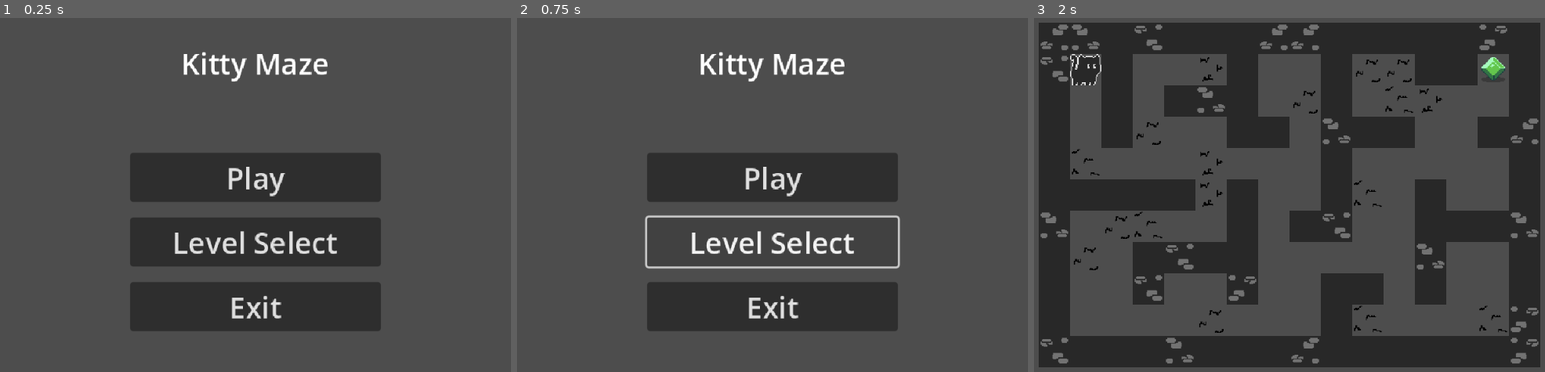
Above: before the commit, frames 1-3 (left to right).
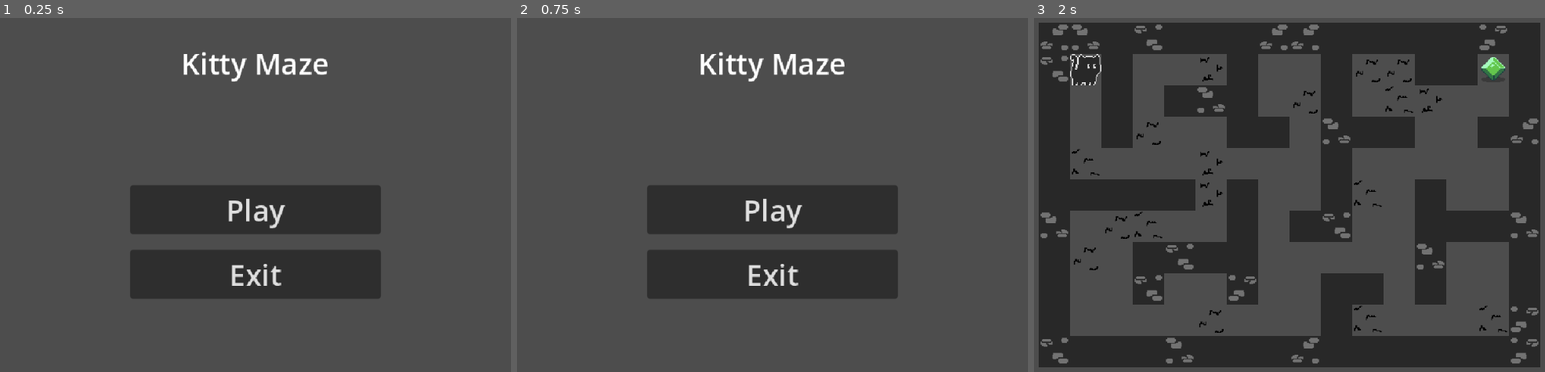
Above: after the commit, the same moments.

Repository: edshin7/Maze-Game-Godot
Game: Godot game, scene res://UI/main_menu.tscn
The game is run twice, just before and just after one commit, with the same random seed, the same clock (stepped at 60 frames per second) and the same inputs. The project has no main scene, so this scene is started directly.
Inputs (mouse positions are in pixels of both pictures, inside the frame that each line leads up to):
- Up to frame 1 (0.25 s): no input
- Up to frame 2 (0.75 s): click (772, 241) at 0.5 s, where only the run before the commit has a clickable "Level Select"
- Up to frame 3 (2 s): click "Play" at 1.25 s

The runs differ from the first frame. In frame 1, 15% of the frame differs, in the area x 25-75%, y 38-89%; in frame 2, 14%; in frame 3, nothing differs.

Commit message:
Task 5 REDO

Diff:
--- a/UI/level_button.gd
+++ /dev/null
@@ -1,15 +0,0 @@
-@tool
-extends Button
-class_name LevelButton
-
-@export var level_name: String = ""
-@export var level_path: String = ""
-
-
-# Called when the node enters the scene tree for the first time.
-func _ready() -> void:
-	text = level_name
-
-
-func _on_pressed() -> void:
-	get_tree().change_scene_to_file(level_path)
--- a/UI/level_button.tscn
+++ /dev/null
@@ -1,10 +0,0 @@
-[gd_scene load_steps=2 format=3 uid="uid://dpjuimg7m8kmi"]
-
-[ext_resource type="Script" uid="uid://x7dstnfumo60" path="res://UI/level_button.gd" id="1_l40sk"]
-
-[node name="LevelButton" type="Button"]
-size_flags_horizontal = 3
-theme_override_font_sizes/font_size = 30
-script = ExtResource("1_l40sk")
-
-[connection signal="pressed" from="." to="." method="_on_pressed"]
--- a/UI/level_select_page.tscn
+++ /dev/null
@@ -1,38 +0,0 @@
-[gd_scene load_steps=2 format=3 uid="uid://bpr1ack8uafwm"]
-
-[ext_resource type="PackedScene" uid="uid://dpjuimg7m8kmi" path="res://UI/level_button.tscn" id="1_h3n13"]
-
-[node name="LevelSelectPage" type="Control"]
-layout_mode = 3
-anchors_preset = 15
-anchor_right = 1.0
-anchor_bottom = 1.0
-grow_horizontal = 2
-grow_vertical = 2
-
-[node name="LevelSelectLabel" type="Label" parent="."]
-layout_mode = 1
-anchors_preset = 10
-anchor_right = 1.0
-offset_top = 64.0
-offset_bottom = 147.0
-grow_horizontal = 2
-theme_override_colors/font_color = Color(1, 1, 1, 1)
-theme_override_font_sizes/font_size = 30
-text = "Select Level"
-horizontal_alignment = 1
-vertical_alignment = 1
-
-[node name="HBoxContainer" type="HBoxContainer" parent="."]
-layout_mode = 0
-offset_left = 64.0
-offset_top = 192.0
-offset_right = 576.0
-offset_bottom = 256.0
-alignment = 1
-
-[node name="LevelButton" parent="HBoxContainer" instance=ExtResource("1_h3n13")]
-layout_mode = 2
-text = "Level 1"
-level_name = "Level 1"
-level_path = "res://levels/maze.tscn"
--- a/UI/main_menu.tscn
+++ b/UI/main_menu.tscn
@@ -47,12 +47,6 @@
 theme_override_font_sizes/font_size = 30
 text = "Play"
 
-[node name="LevelButton" type="Button" parent="Buttons"]
-layout_mode = 2
-theme_override_colors/font_color = Color(0.875, 0.875, 0.875, 1)
-theme_override_font_sizes/font_size = 30
-text = "Level Select"
-
 [node name="ExitButton" type="Button" parent="Buttons"]
 layout_mode = 2
 theme_override_colors/font_color = Color(0.875, 0.875, 0.875, 1)
Not shown, removed: UI/level_button.gd.uid
